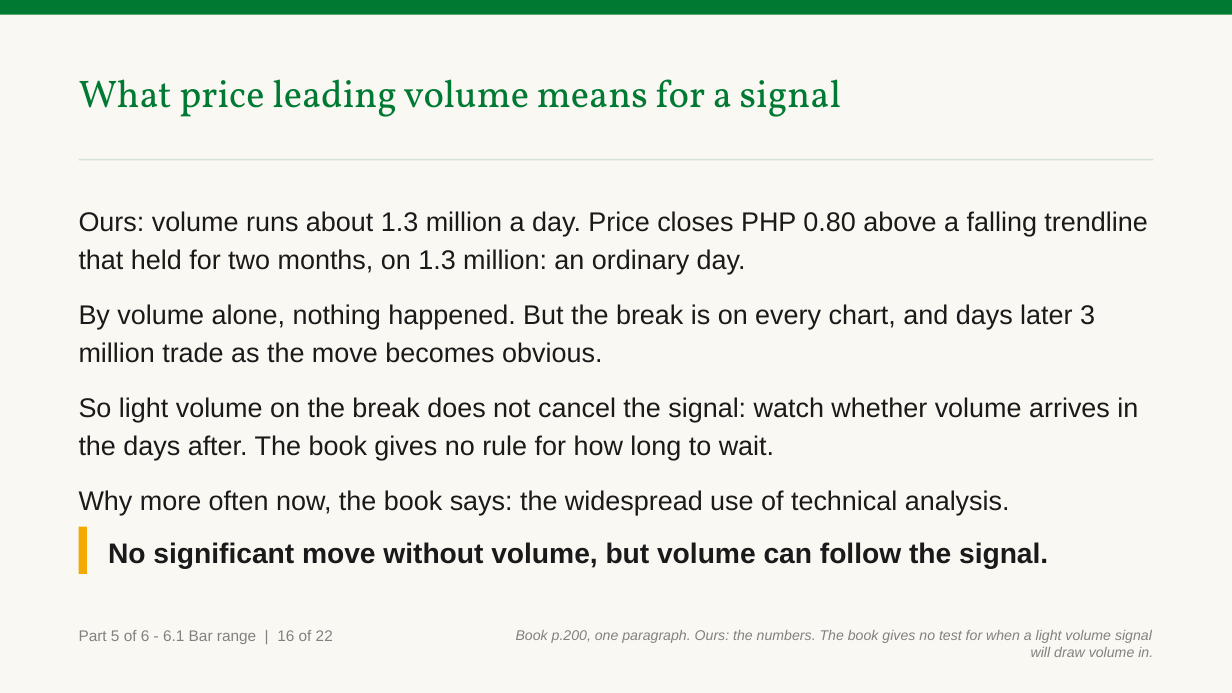
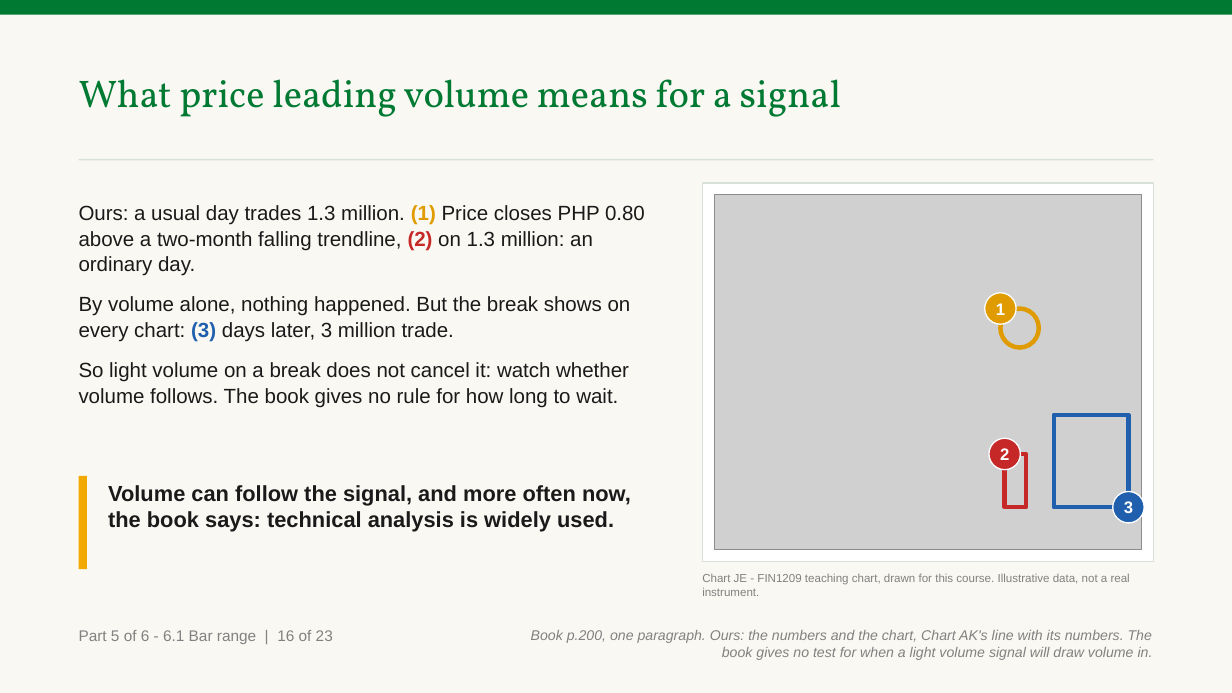
Before and after one commit to benjiesotelo-sudo/Telos_FIN1209, a slide deck: slide 161 of chapter-06/FIN1209-Chapter-06.pptx. Drawn at 1232x693 pixels with LibreOffice and Linux fonts; fonts in the diff are those of the drawing; grey boxes stand for pictures. Boxes give left, top, right and bottom in pixels: in the first picture for what was removed or moved away, otherwise in the second. Text is boxed around its words. In the diff, an @@ line names an element or a change of style, - is before the commit and + after.

```diff
--- a/chapter-06/FIN1209-Chapter-06.pptx
+++ b/chapter-06/FIN1209-Chapter-06.pptx
@@ text at (79, 205, 645, 408): text changed; size 21 to 16 pt @@
-Ours: volume runs about 1.3 million a day. Price closes PHP 0.80 above a falling trendline that held for two months, on 1.3 million: an ordinary day.
-By volume alone, nothing happened. But the break is on every chart, and days later 3 million trade as the move becomes obvious.
-So light volume on the break does not cancel the signal: watch whether volume arrives in the days after. The book gives no rule for how long to wait.
-Why more often now, the book says: the widespread use of technical analysis.
+Ours: a usual day trades 1.3 million. (1) Price closes PHP 0.80 above a two-month falling trendline, (2) on 1.3 million: an ordinary day.
+By volume alone, nothing happened. But the break shows on every chart: (3) days later, 3 million trade.
+So light volume on a break does not cancel it: watch whether volume follows. The book gives no rule for how long to wait.
@@ rectangle added at (702, 183, 1153, 562), fill #FFFFFF, outline #D7E0D9 1 pt @@
@@ picture added at (714, 195, 1141, 550) @@
@@ ellipse added at (985, 293, 1017, 324), fill #E09B00, outline #FFFFFF 1 pt, 13 pt, text #FFFFFF, bold @@
+1
@@ ellipse added at (1001, 309, 1040, 348), outline #E09B00 3.5 pt @@
@@ rectangle added at (1054, 415, 1128, 507), outline #1F5FAD 3.5 pt @@
@@ ellipse added at (989, 438, 1020, 470), fill #C62828, outline #FFFFFF 1 pt, 13 pt, text #FFFFFF, bold @@
+2
@@ rectangle: place and size @@
-rectangle at (79, 527, 87, 574)
+rectangle at (79, 476, 87, 569)
@@ rectangle added at (1005, 454, 1026, 507), outline #C62828 3.5 pt @@
@@ text at (108, 485, 631, 532): text changed; size 22 to 17 pt @@
-No significant move without volume, but volume can follow the signal.
+Volume can follow the signal, and more often now, the book says: technical analysis is widely used.
@@ ellipse added at (1113, 492, 1144, 523), fill #1F5FAD, outline #FFFFFF 1 pt, 13 pt, text #FFFFFF, bold @@
+3
@@ text added at (702, 573, 1130, 596), 9 pt, text #818181 @@
+Chart JE - FIN1209 teaching chart, drawn for this course. Illustrative data, not a real instrument.
@@ text at (79, 630, 333, 644): text changed @@
-Part 5 of 6 - 6.1 Bar range | 16 of 22
+Part 5 of 6 - 6.1 Bar range | 16 of 23
@@ text at (531, 630, 1153, 660): text changed @@
-Book p.200, one paragraph. Ours: the numbers. The book gives no test for when a light volume signal will draw volume in.
+Book p.200, one paragraph. Ours: the numbers and the chart, Chart AK's line with its numbers. The book gives no test for when a light volume signal will draw volume in.
```
Also in this commit, not shown: 41 other slides changed, 5 slides added, 3 other files.
